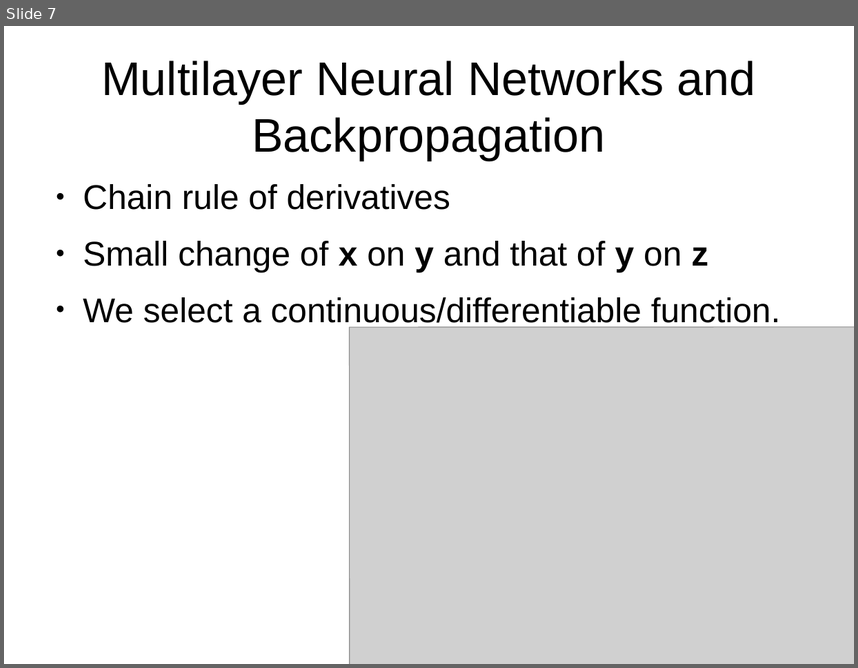
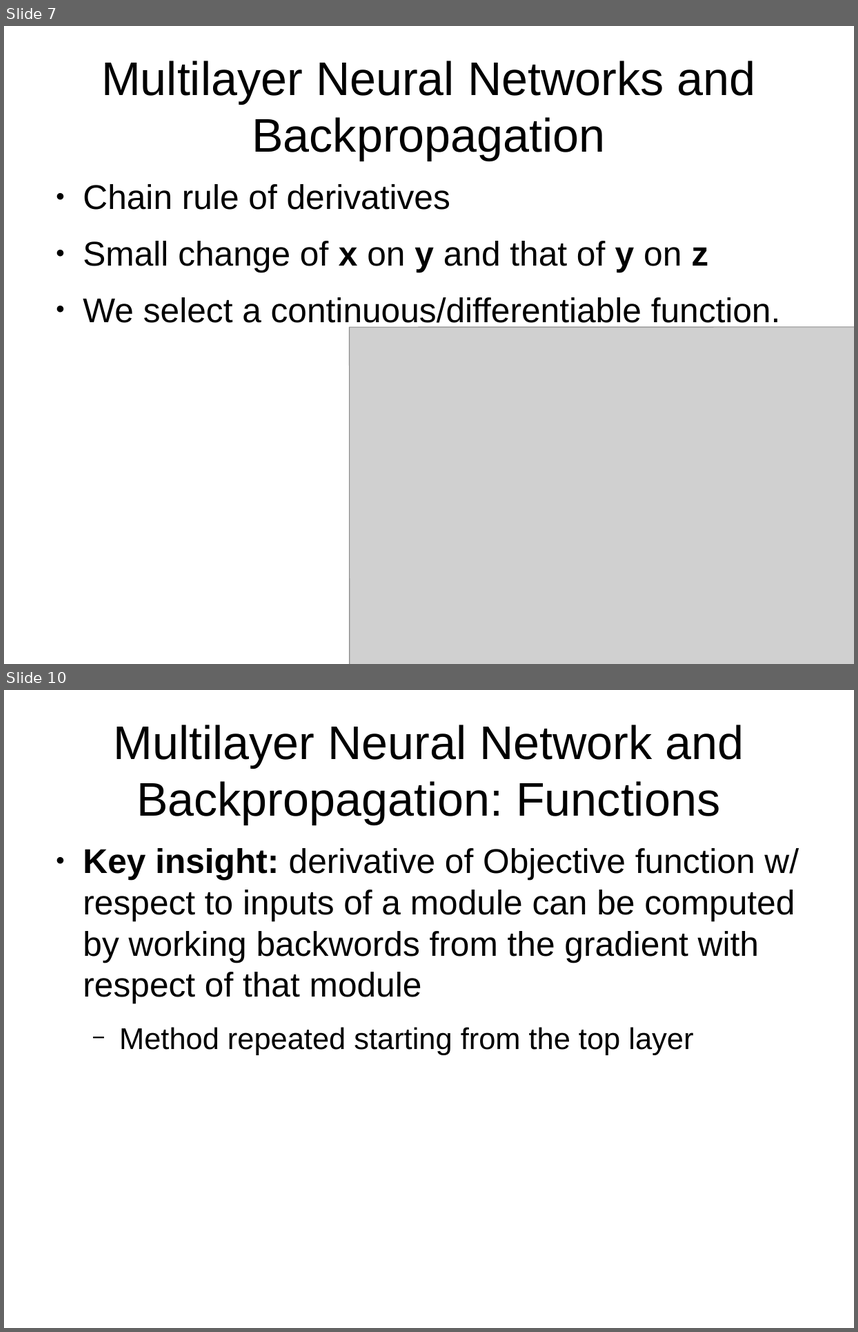
Before and after one commit to amsully/binds_lab, a slide deck: notes/DeepLearningReview_Nature/deep_learning_review.odp. Shown one above the other, each under a label of ours: slide 7 before the commit, slides 7 and 10 after it; the slides between them are not shown. The pictures are 858x668 and 858x1332 pixels, drawn with LibreOffice and Linux fonts; fonts in the diff are those of the drawing; grey boxes stand for pictures. Boxes give left, top, right and bottom in pixels: in the first picture for what was removed or moved away, otherwise in the second. Text is boxed around its words. In the diff, an @@ line names an element or a change of style, - is before the commit and + after.

```diff
--- a/notes/DeepLearningReview_Nature/deep_learning_review.odp
+++ b/notes/DeepLearningReview_Nature/deep_learning_review.odp
@@ slide 10 added at bbox=[4, 690, 854, 1328], background #FFFFFF @@
@@ title added at bbox=[113, 724, 744, 824], 44 pt, text #000000 @@
+Multilayer Neural Network and Backpropagation: Functions
@@ text added at bbox=[83, 848, 799, 1055], 32 pt, text #000000 @@
+● Key insight: derivative of Objective function w/ respect to inputs of a module can be computed by working backwords from the gradient with respect of that module
+  − Method repeated starting from the top layer
```
Also in this commit, not shown: 1 slide changed, 11 other slides added, 1 other file.
